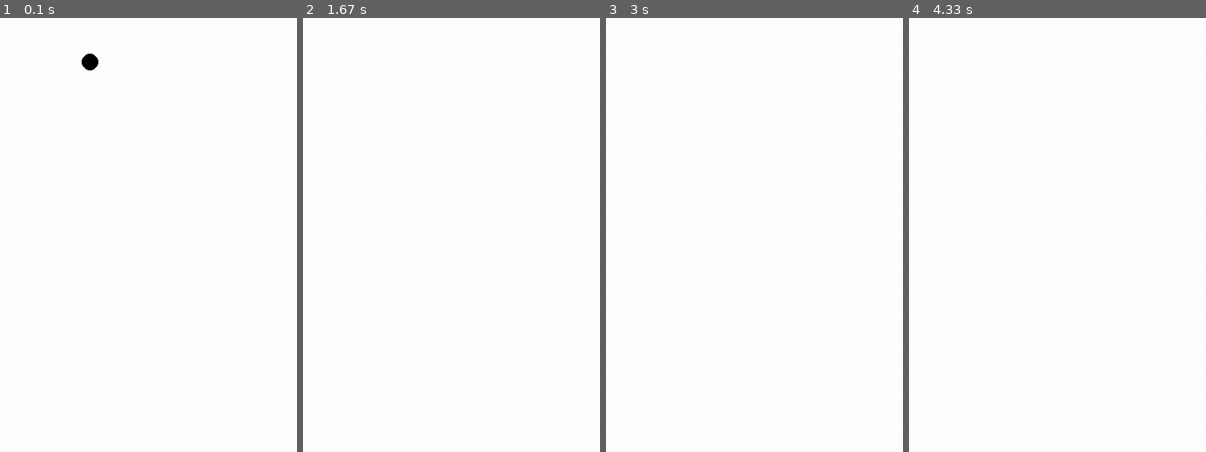
Above: before the commit, frames 1-4 (left to right).
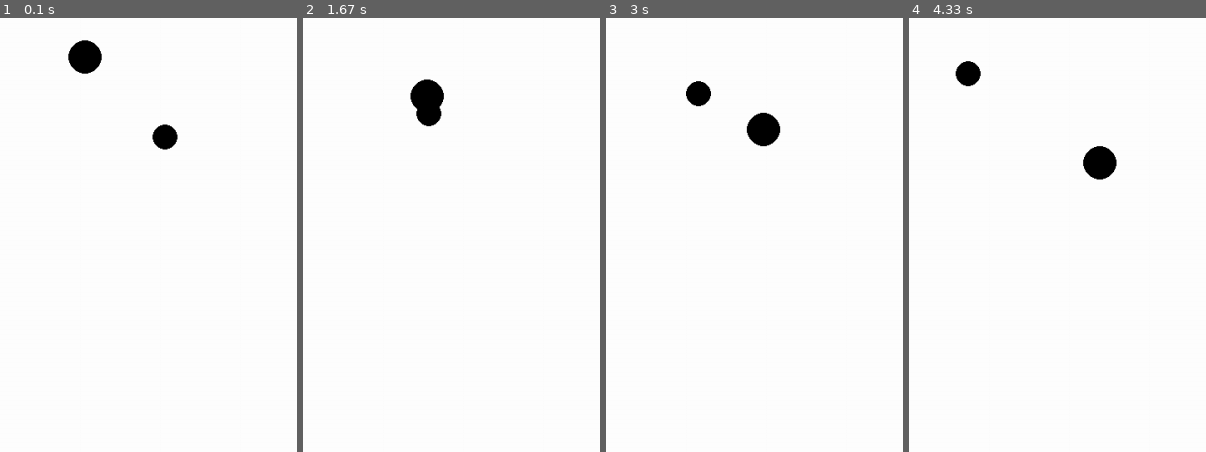
Above: after the commit, the same moments.

Repository: hoischreck/Physics-Engine-2D-CodeNightHPI
Game: pygame game, started from main.py
Same seed, same stepped clock (60 frames per second), same inputs: the game is played once before the commit and once after it.
Inputs:
- Up to frame 1 (0.1 s): no input
- Up to frame 2 (1.67 s): no input
- Up to frame 3 (3 s): no input
- Up to frame 4 (4.33 s): no input

The runs differ from the first frame. In frame 1, 0.9% of the frame differs, in the area x 22-60%, y 5-31%; in frame 2, 0.9%; in frame 3, 1.1%, in the area x 26-59%, y 14-30%; in frame 4, 1.1%.

Commit message:
basic circle-circle collision detection

Diff:
--- a/main.py
+++ b/main.py
@@ -1,3 +1,5 @@
+from __future__ import annotations
+
 from PygameCollection.game import Base2DGame
 from PygameCollection.gameObjects import GraphicalObj
 from PygameCollection.math import Vector2D
@@ -7,25 +9,32 @@
 
 
 class PhysicsObj(GraphicalObj): #ABC
-    def __init__(self, game, pos: Vector2D, mass: float, velocity: Vector2D = Vector2D(0, 0)):
+    def __init__(self, game, pos: Vector2D, velocity: Vector2D, mass: float):
         super().__init__(game)
         self.pos = pos
+        self.prev_pos = self.pos
+        self.step_movement = Vector2D(0, 0)
+
         self.mass = mass
-
-        #self.v0 = Vector2D(0, 0)
 
         self.v = velocity
         self.color = (0, 0, 0, 0)
 
     def step(self, dt: float):
-        self.v = self.v + PhysicsManager.G * dt
+        self.v = self.v + Vector2D(0, 0) # todo accelation
 
-        self.pos = self.pos + self.v
+        self.prev_pos = self.pos
+        self.pos = self.pos + (self.v * dt)
+
+    def collide(self, dt: float, other: PhysicsObj):
+        distance = self.pos - other.pos
+        if distance.magnitude() < (self.radius + other.radius):
+            print("collision")
 
 
 class PhysicsCircle(PhysicsObj):
-    def __init__(self, game, pos, mass, velocity, radius):
-        super().__init__(game, pos, mass, velocity)
+    def __init__(self, game, pos, velocity, mass, radius):
+        super().__init__(game, pos, velocity, mass)
         self.radius = radius
 
 
@@ -37,6 +46,7 @@
 
 class PhysicsManager:
     G = Vector2D(0, 9.81 / 10)
+    dt = 0.1
 
     def __init__(self):
         self.physicObjs = set()
@@ -48,12 +58,19 @@
         self.physicObjs.remove(obj)
 
     def draw(self):
-        for o in self.physicObjs:
-            o.draw()
+        for obj in self.physicObjs:
+            obj.draw()
 
     def applyStep(self):
-        for o in self.physicObjs:
-            o.step(0.1)
+        for obj in self.physicObjs:
+            obj.step(self.dt)
+
+    def applyCollisions(self):
+        for obj in self.physicObjs:
+            for other in self.physicObjs:
+                if obj is not other:
+                    obj.collide(self.dt, other)
+
 
 
 class PhysicsSim2D(Base2DGame):
@@ -66,13 +83,17 @@
     def setup(self):
         self.physicsManager = PhysicsManager()
         self.physicsManager.addObj(
-            PhysicsCircle(self, pos=Vector2D(100, 100), mass=100, radius=10, velocity=Vector2D(2, 2))
+            PhysicsCircle(self, pos=Vector2D(100, 100), velocity=Vector2D(5, 5), mass=100, radius=20)
+        )
+        self.physicsManager.addObj(
+            PhysicsCircle(self, pos=Vector2D(200, 200), velocity=Vector2D(-5, -3), mass=50, radius=15)
         )
 
         self.drawingQueue.append(self.physicsManager)
 
     def loop(self):
         self.physicsManager.applyStep()
+        self.physicsManager.applyCollisions()
 
 
 if __name__ == "__main__":
